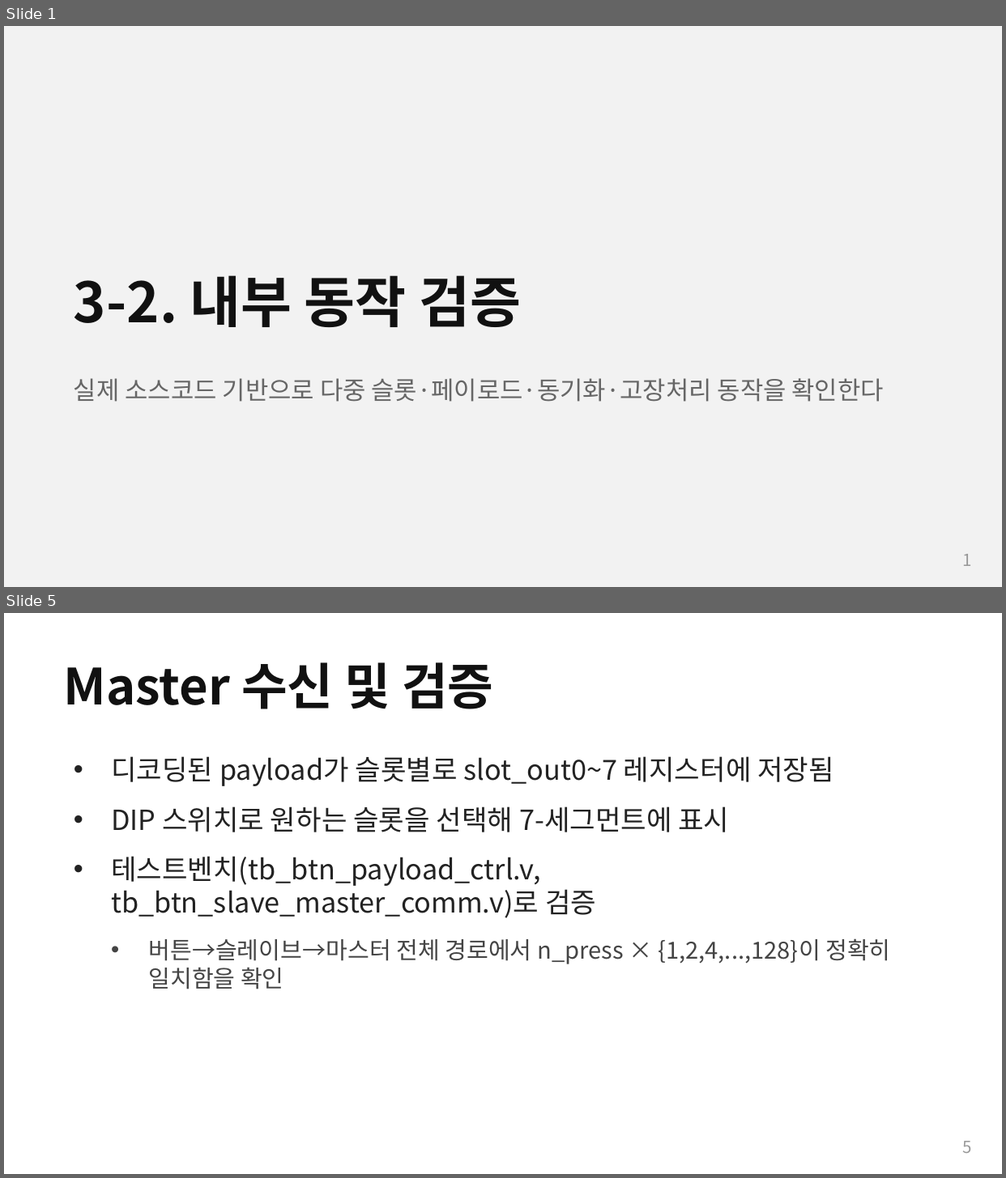
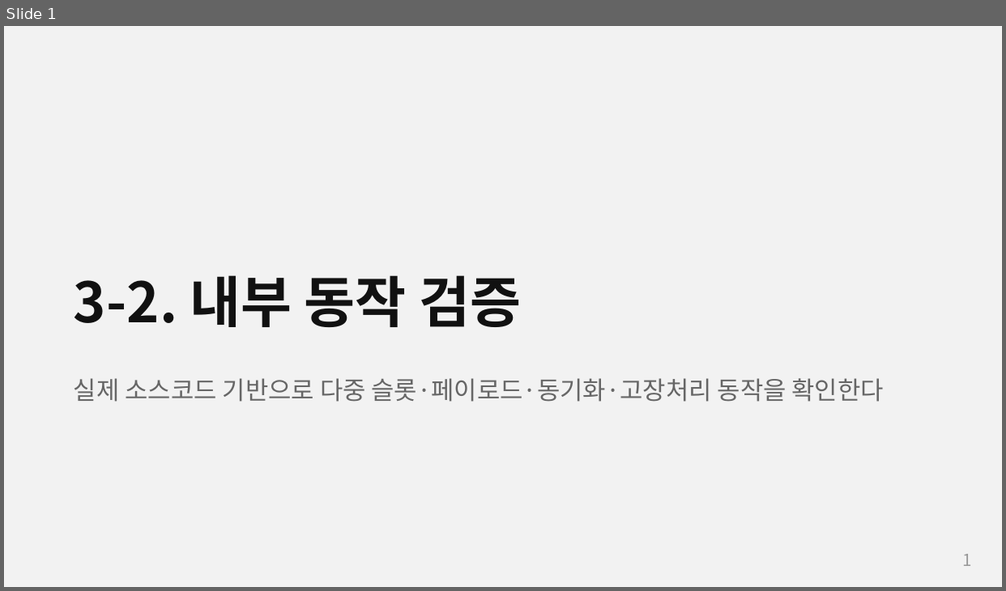
Before and after one commit to Woodong02/SoC_Design_and_Programming, a slide deck: section3_part2_internals.pptx. Shown one above the other, each under a label of ours: slides 1 and 5 before the commit, slide 1 after it; the slides between them are not shown. The pictures are 1006x1178 and 1006x591 pixels, drawn with LibreOffice and Linux fonts; fonts in the diff are those of the drawing. Boxes give left, top, right and bottom in pixels: in the first picture for what was removed or moved away, otherwise in the second. Text is boxed around its words. In the diff, an @@ line names an element or a change of style, - is before the commit and + after.

```diff
--- a/section3_part2_internals.pptx
+++ b/section3_part2_internals.pptx
@@ slide 5 removed at <box>4,613,1002,1174</box>, background #FFFFFF @@
@@ text removed at <box>64,662,493,709</box> @@
-Master 수신 및 검증
@@ text removed at <box>111,756,890,990</box> @@
-• 디코딩된 payload가 슬롯별로 slot_out0~7 레지스터에 저장됨
-• DIP 스위치로 원하는 슬롯을 선택해 7-세그먼트에 표시
-• 테스트벤치(tb_btn_payload_ctrl.v, tb_btn_slave_master_comm.v)로 검증
-  • 버튼→슬레이브→마스터 전체 경로에서 n_press × {1,2,4,...,128}이 정확히 일치함을 확인
@@ text removed at <box>963,1141,972,1153</box> @@
-5
```
Also in this commit, not shown: 5 slides changed, 2 slides added, 3 other slides removed, 5 other files.
